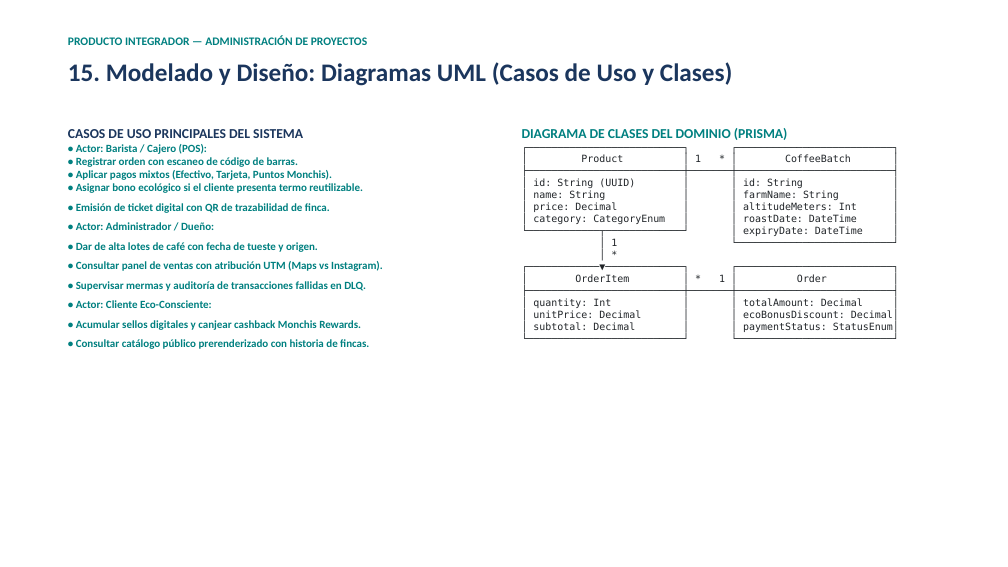
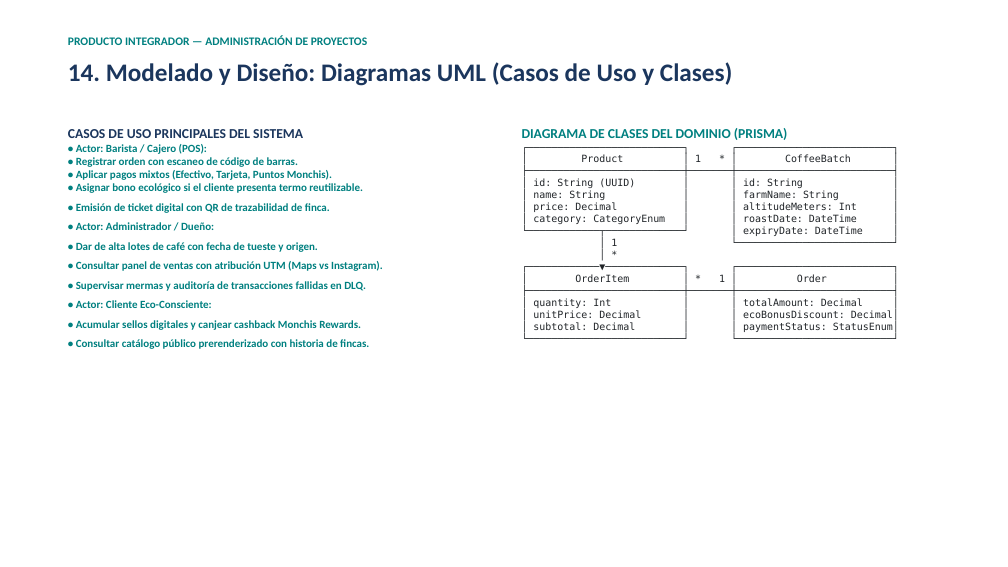
Before and after one commit to ErnestoFM/Proyecto, a slide deck: slide 15 of docs/presentacion/Presentacion_Producto_Integrador_Monchis_Cafe.pptx (slide 16 before the commit). Drawn at 1008x567 pixels with LibreOffice and Linux fonts; fonts in the diff are those of the drawing. Boxes give left, top, right and bottom in pixels: in the first picture for what was removed or moved away, otherwise in the second. Text is boxed around its words. In the diff, an @@ line names an element or a change of style, - is before the commit and + after.

```diff
--- a/docs/presentacion/Presentacion_Producto_Integrador_Monchis_Cafe.pptx
+++ b/docs/presentacion/Presentacion_Producto_Integrador_Monchis_Cafe.pptx
@@ text at [68, 62, 733, 86]: text changed @@
-15. Modelado y Diseño: Diagramas UML (Casos de Uso y Clases)
+14. Modelado y Diseño: Diagramas UML (Casos de Uso y Clases)
```
Also in this commit, not shown: 3 other slides changed, 1 slide removed, 10 other files.
